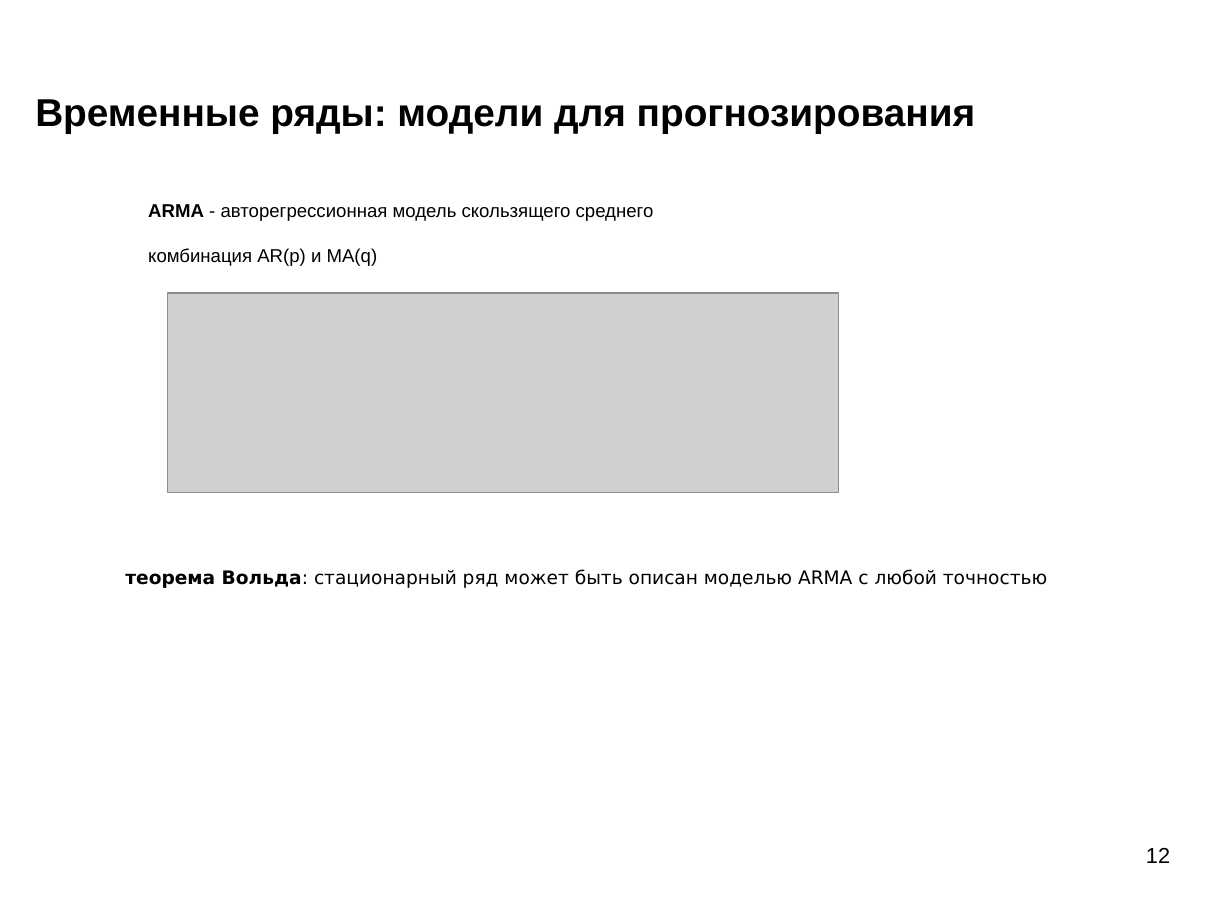
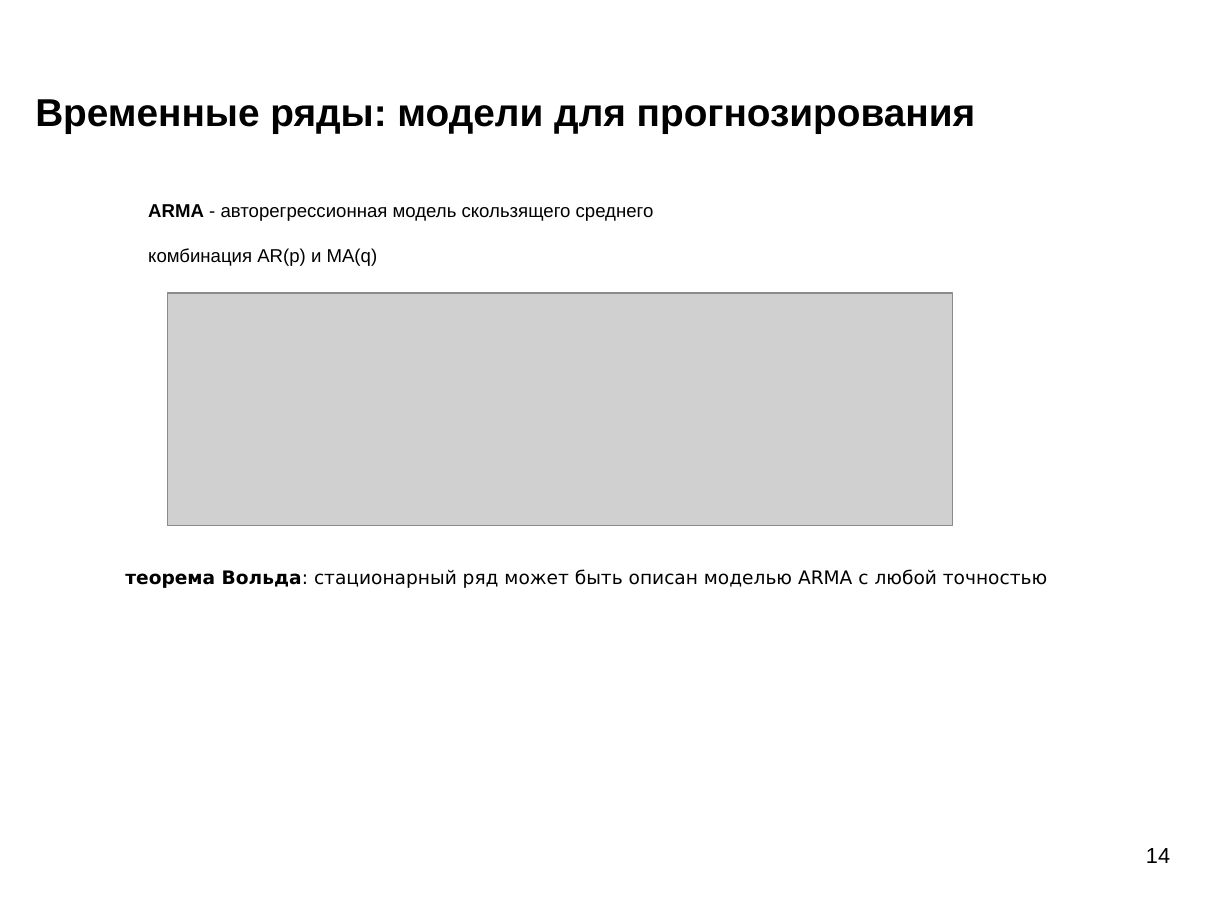
Before and after one commit to mechanoid5/ml_lectorium_2024_I, a slide deck: slide 14 of 22-time-series.odp (slide 12 before the commit). Drawn at 1232x924 pixels with LibreOffice and Linux fonts; fonts in the diff are those of the drawing; grey boxes stand for pictures; background and template pictures are left out. Boxes give left, top, right and bottom in pixels: in the first picture for what was removed or moved away, otherwise in the second. Text is boxed around its words. In the diff, an @@ line names an element or a change of style, - is before the commit and + after.

```diff
--- a/22-time-series.odp
+++ b/22-time-series.odp
@@ picture: place and size @@
-picture at (168,293,840,493)
+picture at (168,293,954,525)
@@ page number at (1146,848,1170,863): text changed @@
-12
+14
```
Also in this commit, not shown: 6 other slides changed, 3 slides added, 3 other files.
